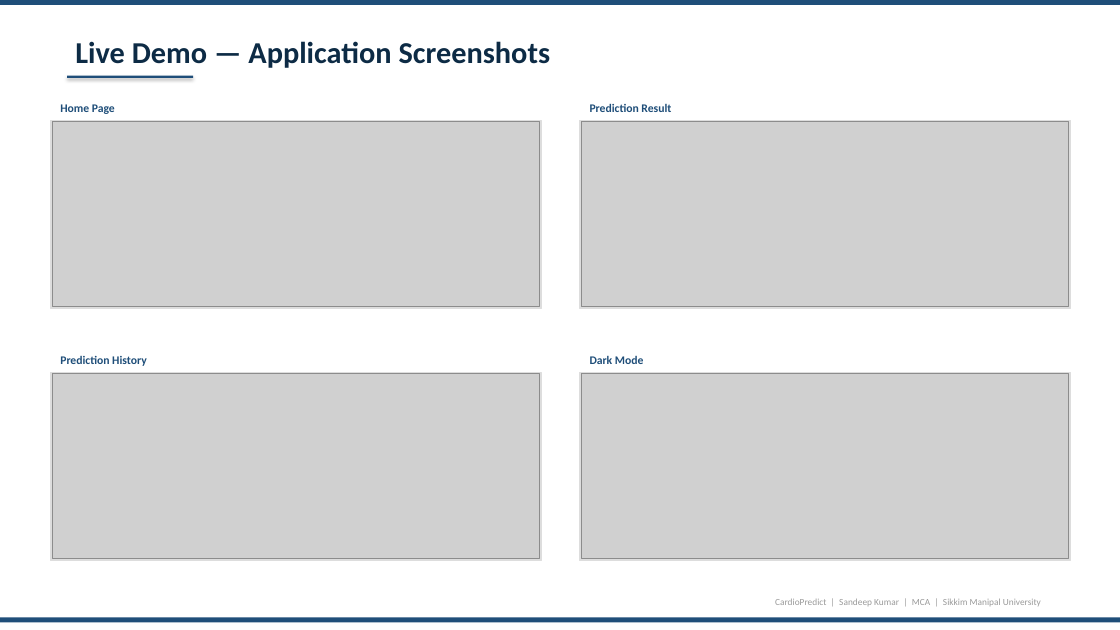
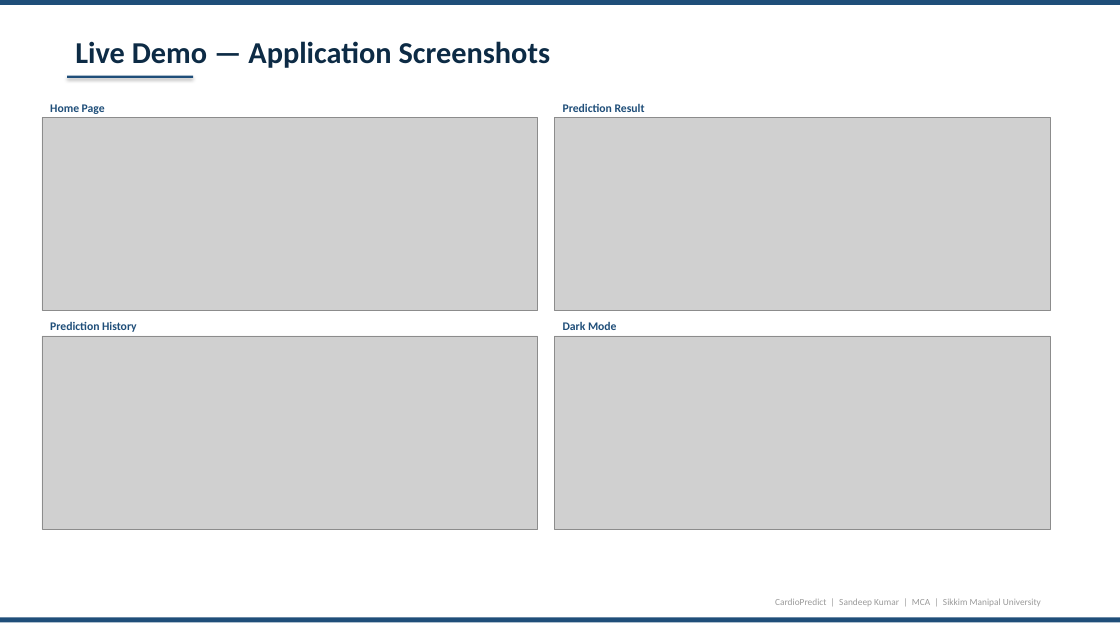
Before and after one commit to sandeeep-kr/HeartDiseaseProject, a slide deck: slide 12 of CardioPredict_Presentation.pptx. Drawn at 1120x630 pixels with LibreOffice and Linux fonts; fonts in the diff are those of the drawing; grey boxes stand for pictures. Boxes give left, top, right and bottom in pixels: in the first picture for what was removed or moved away, otherwise in the second. Text is boxed around its words. In the diff, an @@ line names an element or a change of style, - is before the commit and + after.

Commit message:
Fix: labels left-aligned above screenshots, visible on top

```diff
--- a/CardioPredict_Presentation.pptx
+++ b/CardioPredict_Presentation.pptx
@@ picture resized from (x1=52, y1=122, x2=539, y2=307) to (x1=42, y1=118, x2=538, y2=311) @@
@@ text "Home Page" moved from (x1=60, y1=104, x2=115, y2=114) to (x1=50, y1=104, x2=105, y2=114) @@
@@ picture resized from (x1=581, y1=122, x2=1069, y2=307) to (x1=555, y1=118, x2=1050, y2=311) @@
@@ text "Prediction Result" moved from (x1=590, y1=103, x2=671, y2=112) to (x1=563, y1=103, x2=645, y2=112) @@
@@ rectangle removed at (x1=50, y1=120, x2=541, y2=308) @@
@@ rectangle removed at (x1=580, y1=120, x2=1070, y2=308) @@
@@ text "Prediction History" moved from (x1=60, y1=356, x2=147, y2=366) to (x1=50, y1=322, x2=137, y2=332) @@
@@ text "Dark Mode" moved from (x1=590, y1=356, x2=644, y2=364) to (x1=563, y1=322, x2=617, y2=330) @@
@@ picture resized from (x1=52, y1=374, x2=539, y2=559) to (x1=42, y1=336, x2=538, y2=529) @@
@@ picture resized from (x1=581, y1=374, x2=1069, y2=559) to (x1=555, y1=336, x2=1050, y2=529) @@
@@ rectangle removed at (x1=50, y1=372, x2=541, y2=560) @@
@@ rectangle removed at (x1=580, y1=372, x2=1070, y2=560) @@
```
